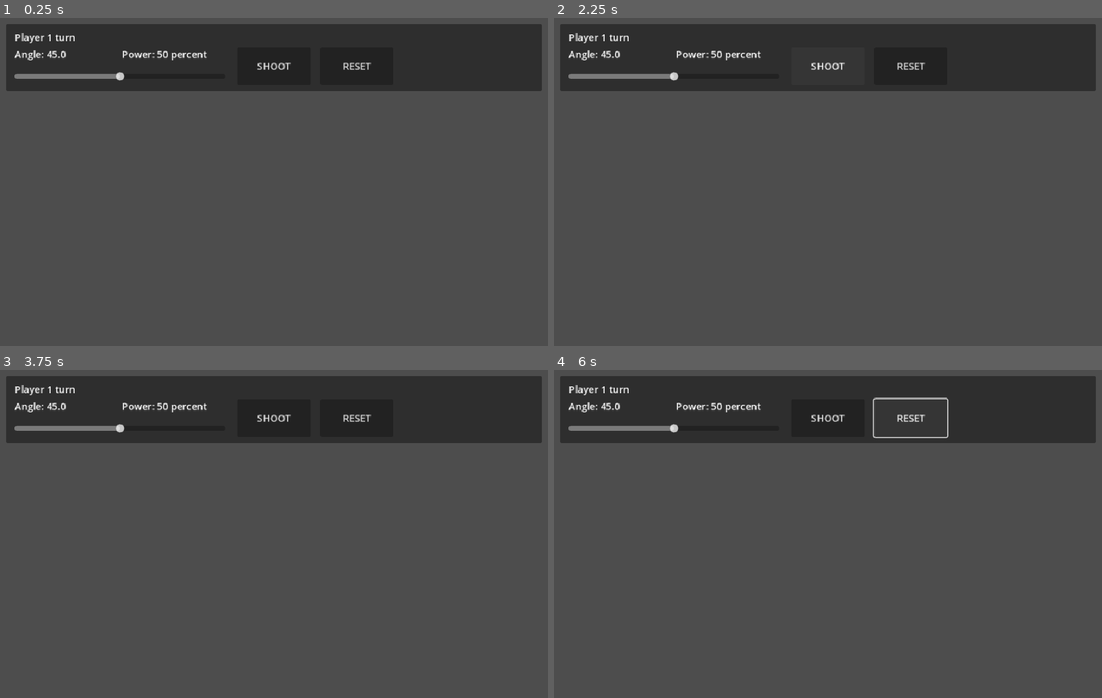
Above: before the commit, frames 1-4 (two rows, left to right).
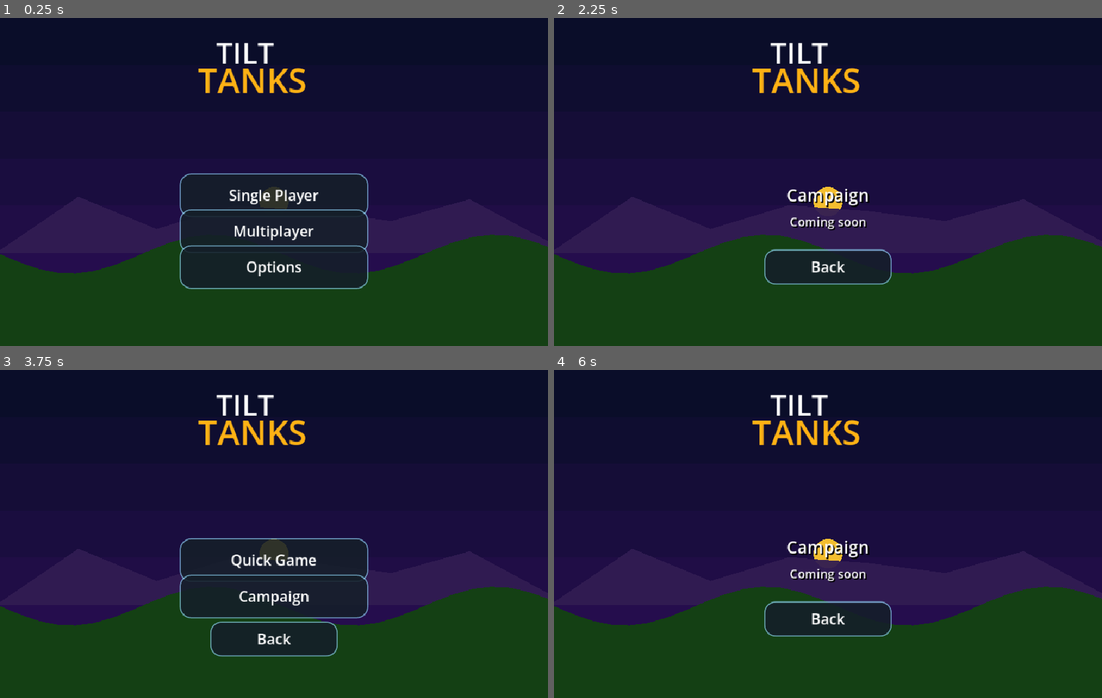
Above: after the commit, the same moments.

Repository: nwrowe/tilt-tanks
Game: Godot game, scene res://scenes/Main.tscn
Same seed, same stepped clock (60 frames per second), same inputs: the game is played once before the commit and once after it.
Inputs (mouse positions are in pixels of both pictures, inside the frame that each line leads up to):
- Up to frame 1 (0.25 s): no input
- Up to frame 2 (2.25 s): click (828, 195) at 0.5 s, where only the run after the commit has a clickable "Single Player"; click (828, 244) at 1.25 s, where only the run after the commit has a clickable "Campaign"; click (828, 67) at 2 s, where only the run before the commit has a clickable "SHOOT"
- Up to frame 3 (3.75 s): click (274, 619) at 2.75 s, where only the run after the commit has a clickable "Back"; click (274, 547) at 3.5 s, where only the run after the commit has a clickable "Single Player"
- Up to frame 4 (6 s): click (828, 596) at 4.25 s, where only the run after the commit has a clickable "Campaign"; click (910, 419) at 5 s, where only the run before the commit has a clickable "RESET"; hold Right from 5.78 s (still down); hold R from 5.78 s (still down)

The runs differ from the first frame. In frame 1, 97% of the frame differs, in the area x 0-100%, y 0-100%; in frame 2, 98%; in frame 3, 97%; in frame 4, 99%.
Error before the commit: Parse Error: Function "_on_mobile_fire_pressed()" not found in base res://scripts/MainHybridModes4.gd. (res://scripts/MainHybridModes5.gd:48)

Commit message:
Fix mobile fire override parse error

Diff:
--- a/scripts/MainHybridModes5.gd
+++ b/scripts/MainHybridModes5.gd
@@ -45,7 +45,9 @@
 		if mobile_fire_button != null:
 			mobile_fire_button.release_focus()
 		return
-	super._on_mobile_fire_pressed()
+	if mobile_fire_button != null:
+		mobile_fire_button.release_focus()
+	_on_fire_pressed()
 
 func _on_realtime_fire_button_down() -> void:
 	if game_mode != GAME_MODE_SINGLE_PLAYER_REALTIME or menu_state != MENU_STATE_GAME:
